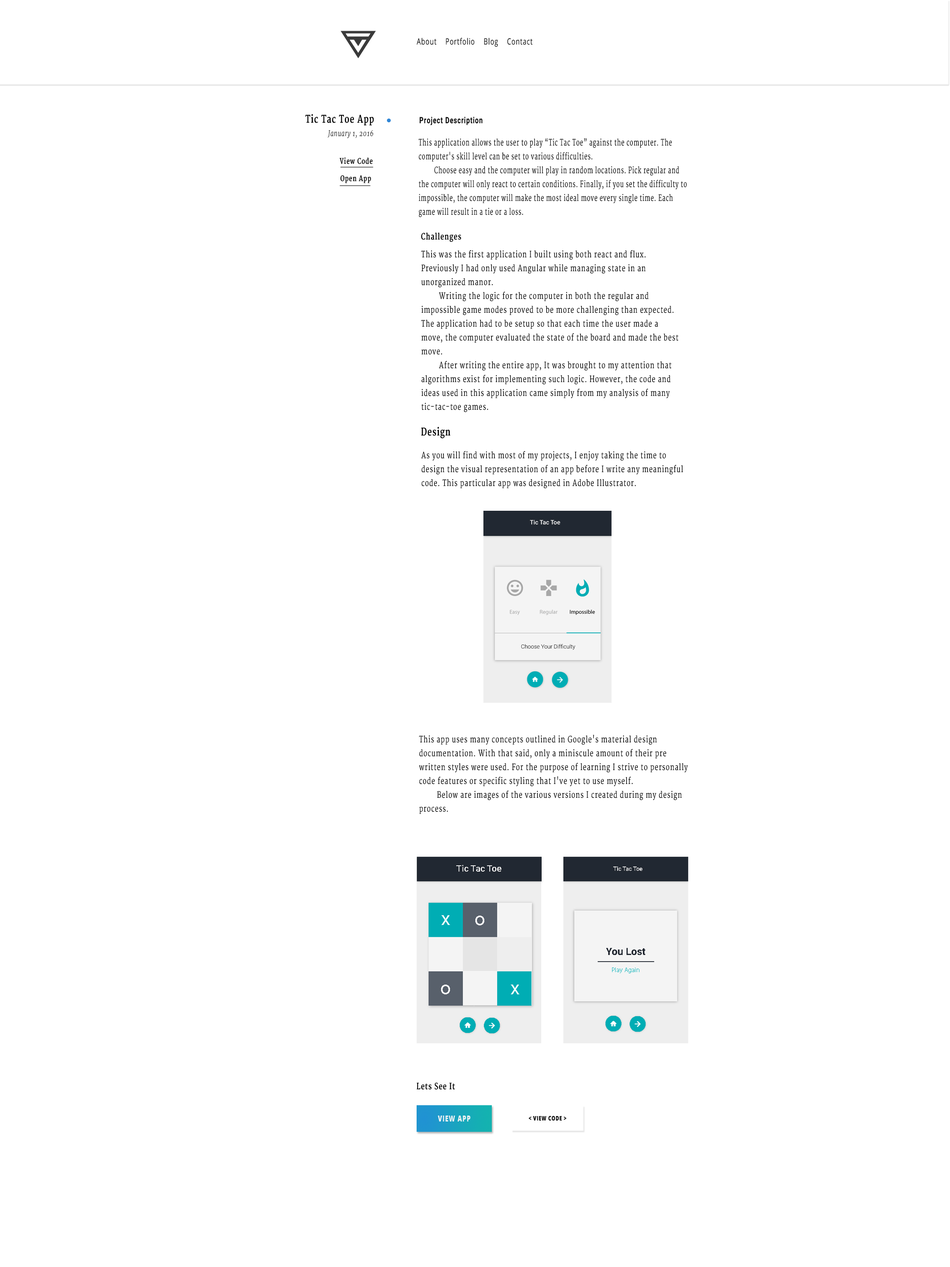
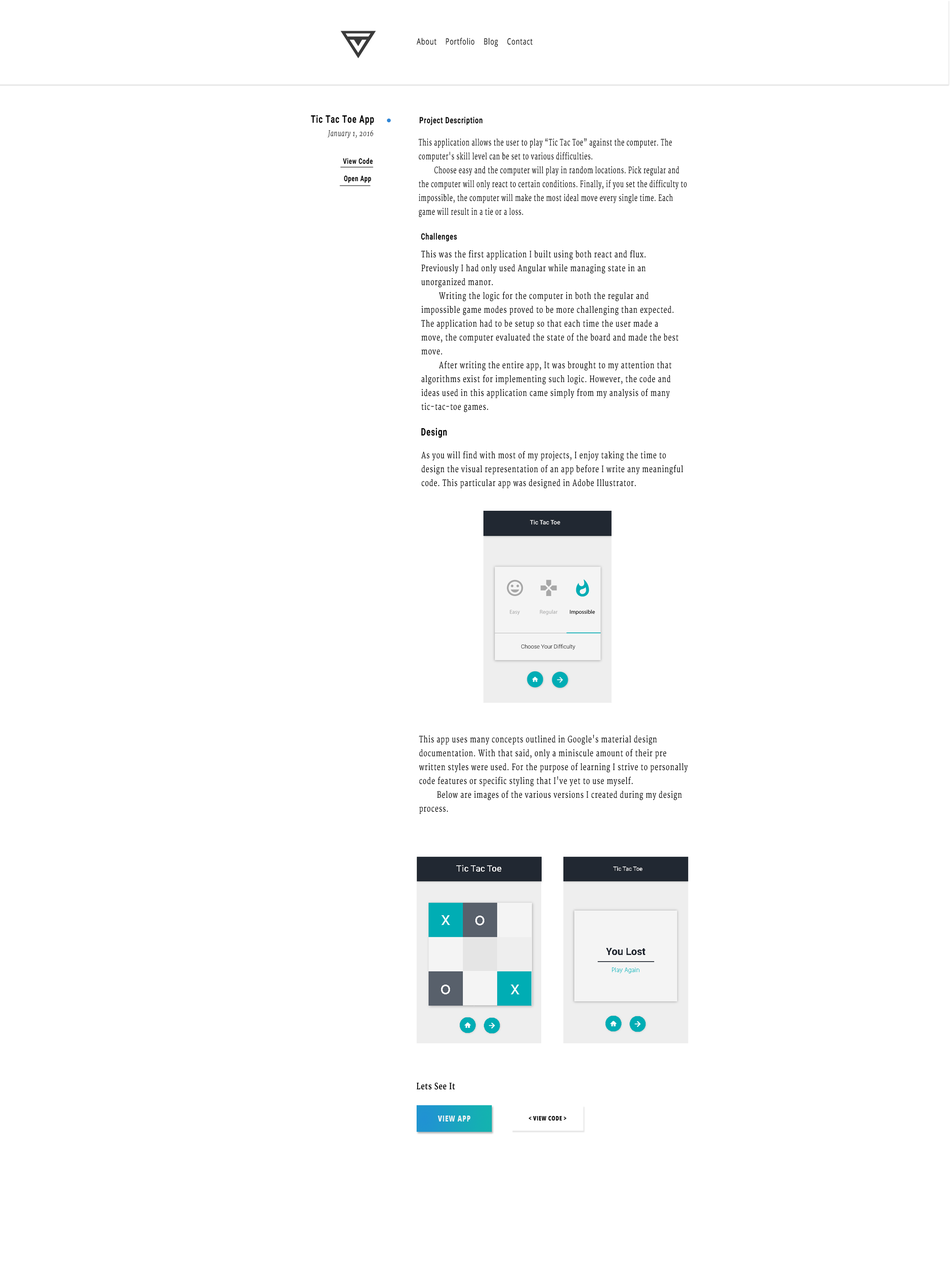
Layers edited between the first and the second 950x1267 image:
painted on "View Code" over [339, 157, 373, 165]
painted on "Open App" over [340, 175, 372, 184]
painted on "Tic Tac Toe App" over [305, 113, 375, 126]
painted on "Design" over [421, 426, 451, 439]
painted on "Challenges" over [421, 232, 462, 242]
